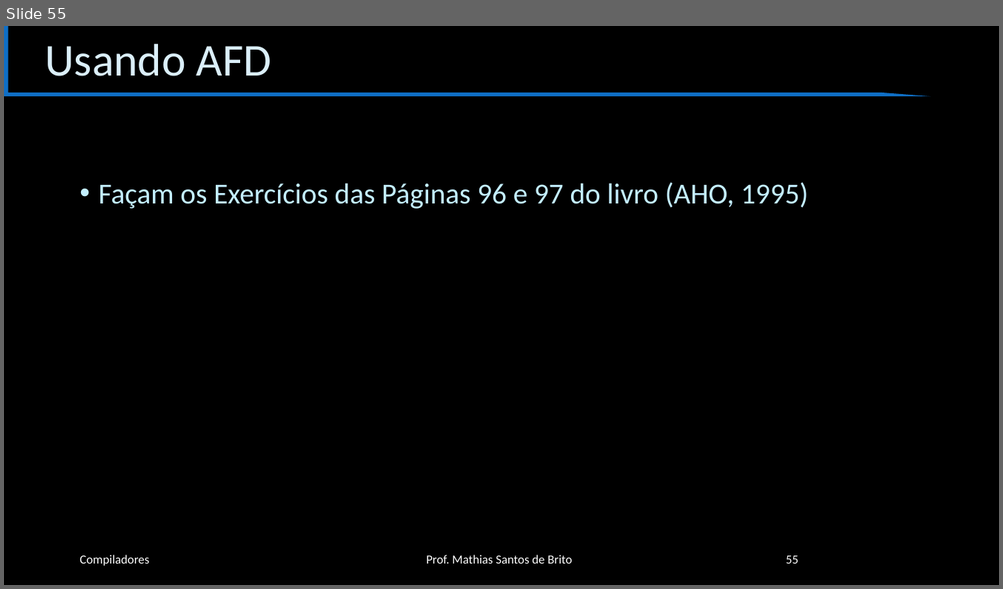
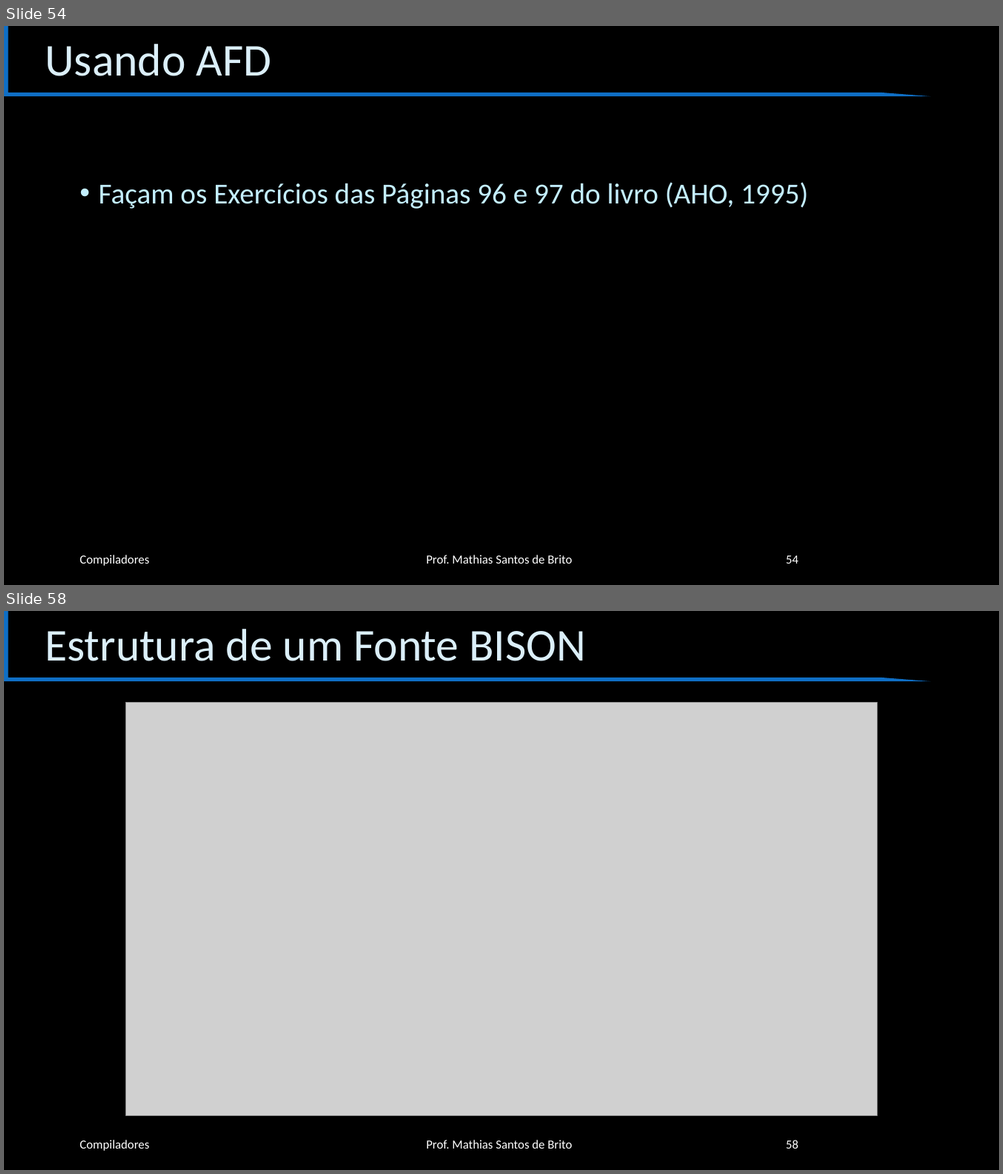
Before and after one commit to cet058-Org/2019.1, a slide deck: slides.pptx. Shown one above the other, each under a label of ours: slide 55 before the commit, slides 54 and 58 after it; the slides between them are not shown. The pictures are 1003x589 and 1003x1174 pixels, drawn with LibreOffice and Linux fonts; fonts in the diff are those of the drawing; grey boxes stand for pictures; background and template pictures are left out. Boxes give left, top, right and bottom in pixels: in the first picture for what was removed or moved away, otherwise in the second. Text is boxed around its words. In the diff, an @@ line names an element or a change of style, - is before the commit and + after.

```diff
--- a/slides.pptx
+++ b/slides.pptx
@@ slide 58 added at box(4, 611, 999, 1170), background #000000; not listed: 1 template element that a slide beside it also shows @@
@@ title added at box(45, 629, 586, 661), 44 pt, text #DBEFF9 @@
+Estrutura de um Fonte BISON
@@ picture added at box(125, 702, 876, 1116) @@
@@ text added at box(79, 1140, 149, 1151), 12 pt, text #FFFFFF @@
+Compiladores
@@ text added at box(426, 1140, 572, 1149), 12 pt, text #FFFFFF @@
+Prof. Mathias Santos de Brito
@@ page number added at box(785, 1140, 798, 1149), 12 pt, text #FFFFFF @@
+58
@@ what was slide 55 is now slide 54 @@
@@ page number at box(785, 556, 798, 564): text changed @@
-55
+54
```
Also in this commit, not shown: 2 slides changed, 7 other slides added.
